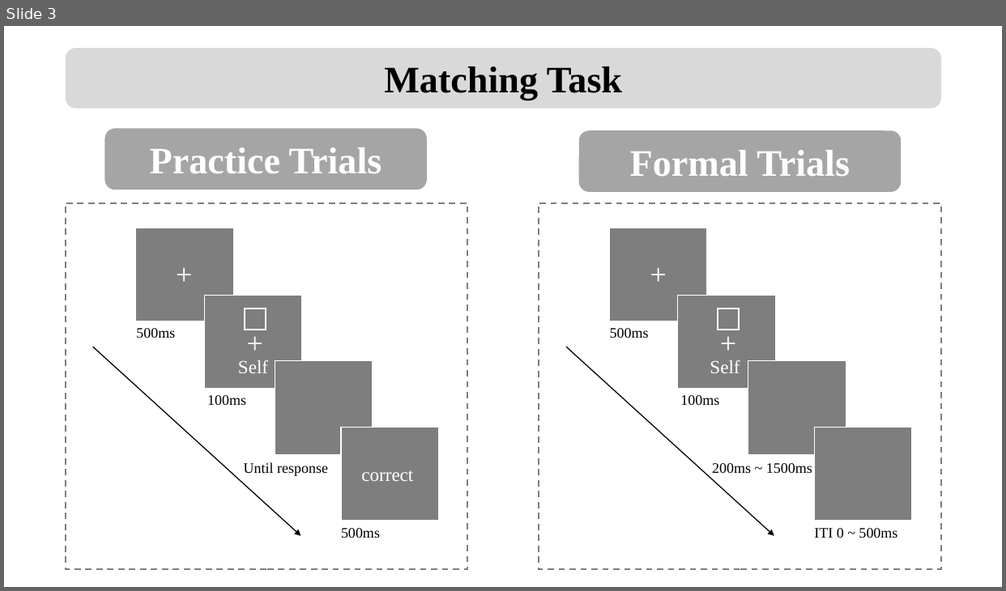
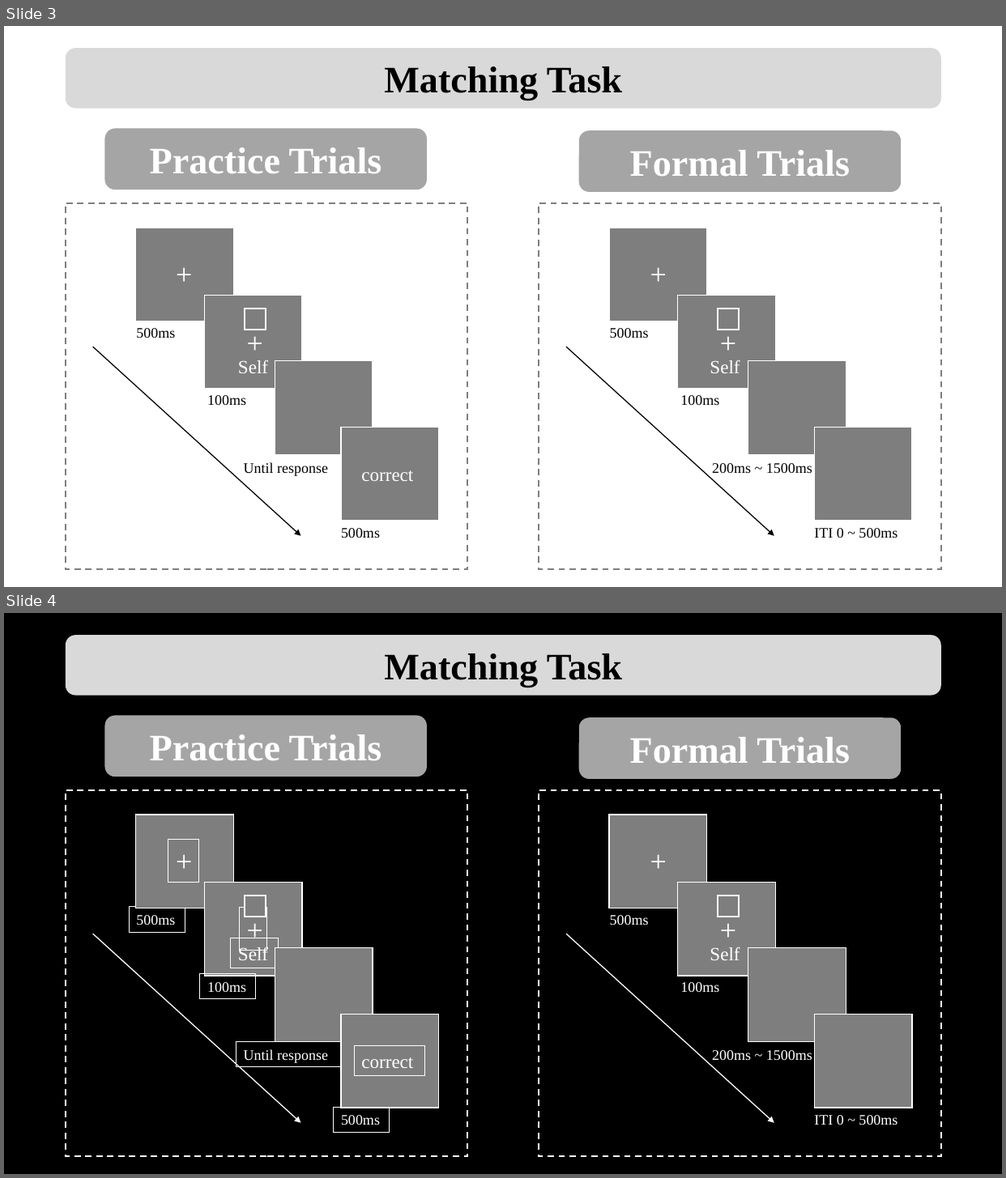
Before and after one commit to Chuan-Peng-Lab/ReliabilitySPE, a slide deck: 1_Protocol/1_2_Planned_Analysis/1_2_2_OUTPUT/SALT.pptx. Shown one above the other, each under a label of ours: slide 3 before the commit, slides 3 and 4 after it. The pictures are 1006x591 and 1006x1178 pixels, drawn with LibreOffice and Linux fonts; fonts in the diff are those of the drawing. Boxes give left, top, right and bottom in pixels: in the first picture for what was removed or moved away, otherwise in the second. Text is boxed around its words. In the diff, an @@ line names an element or a change of style, - is before the commit and + after.

```diff
--- a/1_Protocol/1_2_Planned_Analysis/1_2_2_OUTPUT/SALT.pptx
+++ b/1_Protocol/1_2_Planned_Analysis/1_2_2_OUTPUT/SALT.pptx
@@ slide 4 added at <box>4,613,1002,1174</box>, background #000000 @@
@@ rounded rectangle added at <box>66,635,941,696</box>, fill #D9D9D9, 36 pt, text #000000, bold @@
+Matching Task
@@ rounded rectangle added at <box>105,716,427,777</box>, fill #A6A5A5, 36 pt, text #FFFFFF, bold @@
+Practice Trials
@@ rounded rectangle added at <box>579,717,901,779</box>, fill #A6A5A5, 36 pt, text #FFFFFF, bold @@
+Formal Trials
@@ group added at <box>66,790,467,1157</box>: 14 rectangles, 1 arrow @@
+500ms
++
++
+Self
+100ms
+Until response
+correct
+500ms
@@ group added at <box>539,790,940,1157</box>: 7 texts, 6 rectangles, 1 arrow @@
+500ms
++
++
+Self
+100ms
+200ms ~ 1500ms
+ITI 0 ~ 500ms
```
Also in this commit, not shown: 1 slide changed, 3 other slides added, 1 slide removed, 16 other files.
